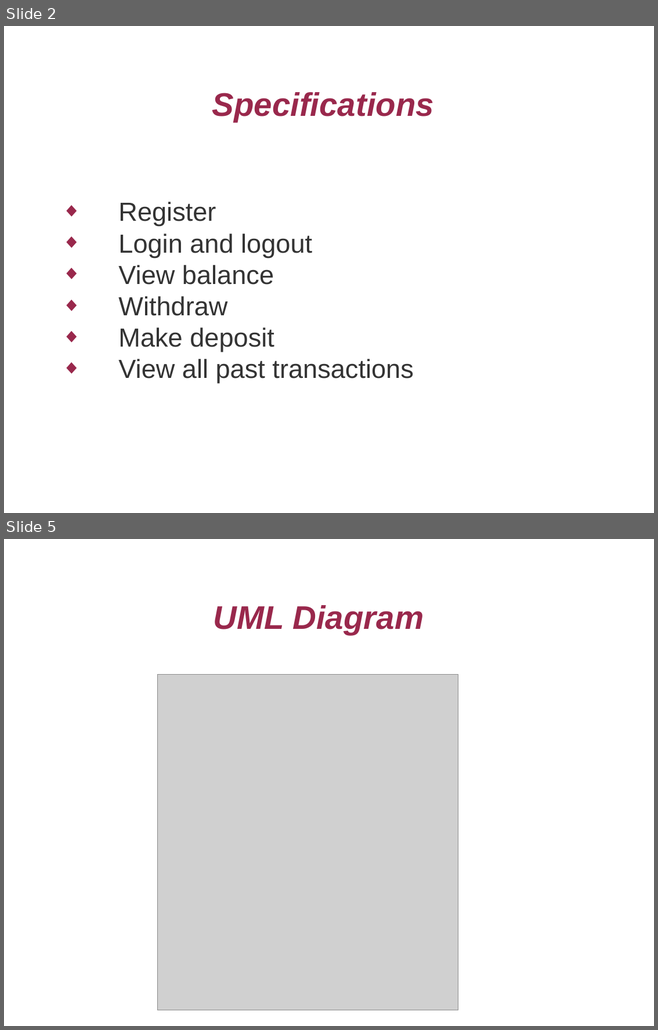
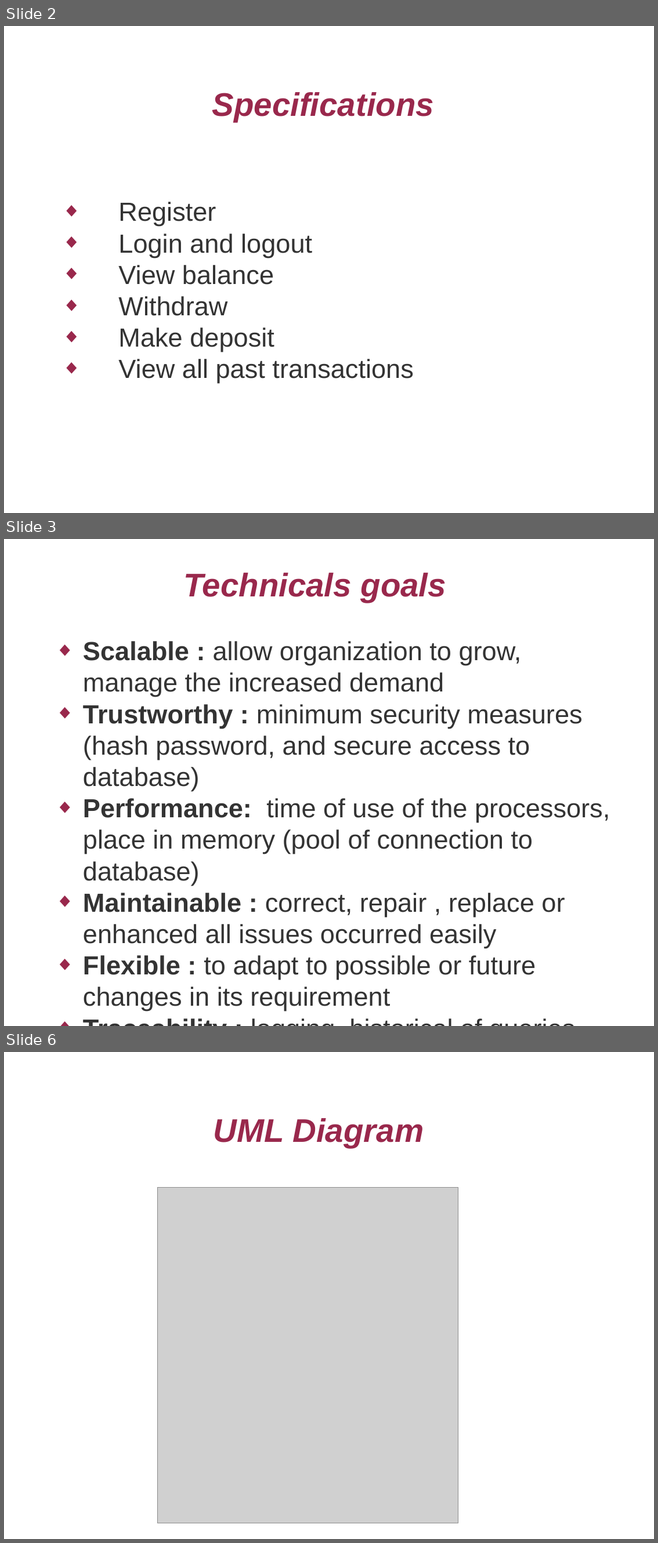
Before and after one commit to 1907cloudgcp/project-0-blappa, a slide deck: Presentation.odp. Shown one above the other, each under a label of ours: slides 2 and 5 before the commit, slides 2, 3 and 6 after it; the slides between them are not shown. The pictures are 658x1030 and 658x1543 pixels, drawn with LibreOffice and Linux fonts; fonts in the diff are those of the drawing; grey boxes stand for pictures. Boxes give left, top, right and bottom in pixels: in the first picture for what was removed or moved away, otherwise in the second. Text is boxed around its words. In the diff, an @@ line names an element or a change of style, - is before the commit and + after.

```diff
--- a/Presentation.odp
+++ b/Presentation.odp
@@ slide 3 added at [4, 539, 654, 1026], background #FFFFFF @@
@@ title added at [184, 573, 446, 603], 40 pt, text #99284C, bold, italic @@
+Technicals goals
@@ text added at [83, 641, 610, 1011], 32 pt, text #333333 @@
+◆ Scalable : allow organization to grow, manage the increased demand
+◆ Trustworthy : minimum security measures (hash password, and secure access to database)
+◆ Performance: time of use of the processors, place in memory (pool of connection to database)
+◆ Maintainable : correct, repair , replace or enhanced all issues occurred easily
+◆ Flexible : to adapt to possible or future changes in its requirement
+◆ Traceability : logging, historical of queries
@@ what was slide 5 is now slide 6 @@
```
Also in this commit, not shown: 3 slides changed, 4 other files.
